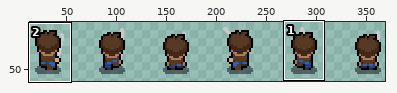
A sprite sheet gets an edit: src/img/actors/hero/walkUp-sword.png. The first picture is a wide view before the edit; the outline marks the close-up.
Close-up. First the earlier version:
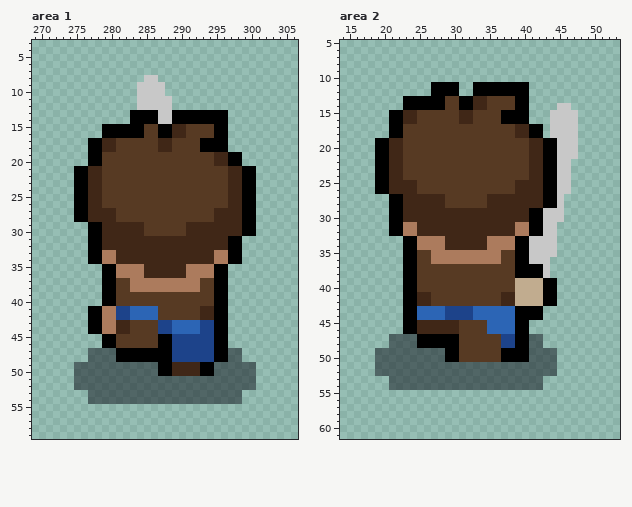
The file is 384x64 pixels. Shown: area 1: x 269..306, y 3..59; area 2: x 14..53, y 5..61. The wide view leaves out empty margins. The commit also changed other parts of the picture, which this record leaves out.
And afterwards:
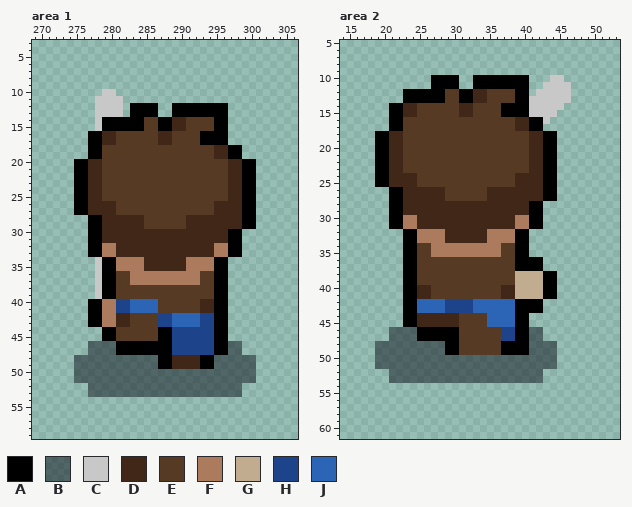
Palette (. is transparent): A #000000  B #0c0e1980  C #c8c8c8  D #402717  E #573a23  F #ac7b5d  G #c1ac8f  H #1d438a  J #2c65b5
From old to new:
--- area 1
@@ x 269..306 @@
  7 ......................................
- 8 ................CC....................
- 9 ...............CCCC...................
-10 ...............CCCC...................
-11 ...............CCCCC..................
-12 ...............CCCCC..................
-13 ..............AAAACCAAAAAAAA..........
-14 ..............AAAACCAAAAAAAA..........
-15 ..........AAAAAAEEAADDEEEEAA..........
-16 ..........AAAAAAEEAADDEEEEAA..........
+ 8 ......................................
+ 9 ......................................
+10 ..........CC..........................
+11 .........CCCC.........................
+12 .........CCCC.AAAA..AAAAAAAA..........
+13 .........CCCC.AAAA..AAAAAAAA..........
+14 .........CAAAAAAEEAADDEEEEAA..........
+15 .........CAAAAAAEEAADDEEEEAA..........
+16 ........AADDEEEEEEDDEEEEAAAA..........
 17 ........AADDEEEEEEDDEEEEAAAA..........
-18 ........AADDEEEEEEDDEEEEAAAA..........
+18 ........AAEEEEEEEEEEEEEEEEDDAA........
 19 ........AAEEEEEEEEEEEEEEEEDDAA........
-20 ........AAEEEEEEEEEEEEEEEEDDAA........
+20 ......AADDEEEEEEEEEEEEEEEEEEDDAA......
 21 ......AADDEEEEEEEEEEEEEEEEEEDDAA......
@@ x 269..306 @@
 25 ......AADDEEEEEEEEEEEEEEEEEEDDAA......
-26 ......AADDEEEEEEEEEEEEEEEEEEDDAA......
+26 ......AADDDDEEEEEEEEEEEEEEDDDDAA......
 27 ......AADDDDEEEEEEEEEEEEEEDDDDAA......
-28 ......AADDDDEEEEEEEEEEEEEEDDDDAA......
+28 ........AADDDDDDEEEEEEDDDDDDDDAA......
 29 ........AADDDDDDEEEEEEDDDDDDDDAA......
-30 ........AADDDDDDEEEEEEDDDDDDDDAA......
+30 ........AADDDDDDDDDDDDDDDDDDAA........
 31 ........AADDDDDDDDDDDDDDDDDDAA........
-32 ........AADDDDDDDDDDDDDDDDDDAA........
+32 ........AAFFDDDDDDDDDDDDDDFFAA........
 33 ........AAFFDDDDDDDDDDDDDDFFAA........
-34 ........AAFFDDDDDDDDDDDDDDFFAA........
-35 ..........AAFFFFDDDDDDFFFFAA..........
-36 ..........AAFFFFDDDDDDFFFFAA..........
-37 ..........AAEEFFFFFFFFFFEEAA..........
-38 ..........AAEEFFFFFFFFFFEEAA..........
-39 ..........AAEEEEEEEEEEEEEEAA..........
-40 ..........AAEEEEEEEEEEEEEEAA..........
+34 .........CAAFFFFDDDDDDFFFFAA..........
+35 .........CAAFFFFDDDDDDFFFFAA..........
+36 .........CAAEEFFFFFFFFFFEEAA..........
+37 .........CAAEEFFFFFFFFFFEEAA..........
+38 .........CAAEEEEEEEEEEEEEEAA..........
+39 .........CAAEEEEEEEEEEEEEEAA..........
+40 ........AAFFHHJJJJEEEEEEDDAA..........
 41 ........AAFFHHJJJJEEEEEEDDAA..........
-42 ........AAFFHHJJJJEEEEEEDDAA..........
+42 ........AAFFDDEEEEHHJJJJHHAA..........
 43 ........AAFFDDEEEEHHJJJJHHAA..........
-44 ........AAFFDDEEEEHHJJJJHHAA..........
+44 ..........AAEEEEEEAAHHHHHHAA..........
 45 ..........AAEEEEEEAAHHHHHHAA..........
-46 ..........AAEEEEEEAAHHHHHHAA..........
+46 ........BBBBAAAAAAAAHHHHHHAABB........
 47 ........BBBBAAAAAAAAHHHHHHAABB........
-48 ........BBBBAAAAAAAAHHHHHHAABB........
+48 ......BBBBBBBBBBBBAADDDDAABBBBBB......
 49 ......BBBBBBBBBBBBAADDDDAABBBBBB......
-50 ......BBBBBBBBBBBBAADDDDAABBBBBB......
+50 ......BBBBBBBBBBBBBBBBBBBBBBBBBB......
 51 ......BBBBBBBBBBBBBBBBBBBBBBBBBB......
-52 ......BBBBBBBBBBBBBBBBBBBBBBBBBB......
+52 ........BBBBBBBBBBBBBBBBBBBBBB........
 53 ........BBBBBBBBBBBBBBBBBBBBBB........
-54 ........BBBBBBBBBBBBBBBBBBBBBB........
+54 ......................................
 55 ......................................
--- area 2
@@ x 14..53 @@
  9 ........................................
-10 ........................................
-11 .............AAAA..AAAAAAAA.............
-12 .............AAAA..AAAAAAAA.............
-13 .........AAAAAAEEAADDEEEEAA.............
-14 .........AAAAAAEEAADDEEEEAA....CC.......
-15 .......AADDEEEEEEDDEEEEAAAA...CCCC......
-16 .......AADDEEEEEEDDEEEEAAAA...CCCC......
-17 .......AAEEEEEEEEEEEEEEEEDDAA.CCCC......
-18 .......AAEEEEEEEEEEEEEEEEDDAA.CCCC......
-19 .....AADDEEEEEEEEEEEEEEEEEEDDAACCC......
-20 .....AADDEEEEEEEEEEEEEEEEEEDDAACCC......
-21 .....AADDEEEEEEEEEEEEEEEEEEDDAACCC......
-22 .....AADDEEEEEEEEEEEEEEEEEEDDAACC.......
-23 .....AADDEEEEEEEEEEEEEEEEEEDDAACC.......
-24 .....AADDEEEEEEEEEEEEEEEEEEDDAACC.......
-25 .....AADDDDEEEEEEEEEEEEEEDDDDAACC.......
-26 .....AADDDDEEEEEEEEEEEEEEDDDDAACC.......
-27 .......AADDDDDDEEEEEEDDDDDDDDAAC........
-28 .......AADDDDDDEEEEEEDDDDDDDDAAC........
-29 .......AADDDDDDDDDDDDDDDDDDAACCC........
-30 .......AADDDDDDDDDDDDDDDDDDAACCC........
-31 .......AAFFDDDDDDDDDDDDDDFFAACC.........
-32 .......AAFFDDDDDDDDDDDDDDFFAACC.........
-33 .........AAFFFFDDDDDDFFFFAACCCC.........
-34 .........AAFFFFDDDDDDFFFFAACCCC.........
-35 .........AAEEFFFFFFFFFFEEAACCCC.........
-36 .........AAEEFFFFFFFFFFEEAACCC..........
-37 .........AAEEEEEEEEEEEEEEAAAAC..........
-38 .........AAEEEEEEEEEEEEEEAAAAC..........
+10 .............AAAA..AAAAAAAA...CC........
+11 .............AAAA..AAAAAAAA..CCCC.......
+12 .........AAAAAAEEAADDEEEEAA.CCCCC.......
+13 .........AAAAAAEEAADDEEEEAACCCCCC.......
+14 .......AADDEEEEEEDDEEEEAAAACCCCC........
+15 .......AADDEEEEEEDDEEEEAAAACCCC.........
+16 .......AAEEEEEEEEEEEEEEEEDDAAC..........
+17 .......AAEEEEEEEEEEEEEEEEDDAA...........
+18 .....AADDEEEEEEEEEEEEEEEEEEDDAA.........
+19 .....AADDEEEEEEEEEEEEEEEEEEDDAA.........
+20 .....AADDEEEEEEEEEEEEEEEEEEDDAA.........
+21 .....AADDEEEEEEEEEEEEEEEEEEDDAA.........
+22 .....AADDEEEEEEEEEEEEEEEEEEDDAA.........
+23 .....AADDEEEEEEEEEEEEEEEEEEDDAA.........
+24 .....AADDDDEEEEEEEEEEEEEEDDDDAA.........
+25 .....AADDDDEEEEEEEEEEEEEEDDDDAA.........
+26 .......AADDDDDDEEEEEEDDDDDDDDAA.........
+27 .......AADDDDDDEEEEEEDDDDDDDDAA.........
+28 .......AADDDDDDDDDDDDDDDDDDAA...........
+29 .......AADDDDDDDDDDDDDDDDDDAA...........
+30 .......AAFFDDDDDDDDDDDDDDFFAA...........
+31 .......AAFFDDDDDDDDDDDDDDFFAA...........
+32 .........AAFFFFDDDDDDFFFFAA.............
+33 .........AAFFFFDDDDDDFFFFAA.............
+34 .........AAEEFFFFFFFFFFEEAA.............
+35 .........AAEEFFFFFFFFFFEEAA.............
+36 .........AAEEEEEEEEEEEEEEAAAA...........
+37 .........AAEEEEEEEEEEEEEEAAAA...........
+38 .........AAEEEEEEEEEEEEEEGGGGAA.........
 39 .........AAEEEEEEEEEEEEEEGGGGAA.........
-40 .........AAEEEEEEEEEEEEEEGGGGAA.........
+40 .........AADDEEEEEEEEEEDDGGGGAA.........
 41 .........AADDEEEEEEEEEEDDGGGGAA.........
-42 .........AADDEEEEEEEEEEDDGGGGAA.........
+42 .........AAJJJJHHHHJJJJJJAAAA...........
 43 .........AAJJJJHHHHJJJJJJAAAA...........
-44 .........AAJJJJHHHHJJJJJJAAAA...........
+44 .........AADDDDDDEEEEJJJJAA.............
 45 .........AADDDDDDEEEEJJJJAA.............
-46 .........AADDDDDDEEEEJJJJAA.............
+46 .......BBBBAAAAAAEEEEEEHHAABB...........
 47 .......BBBBAAAAAAEEEEEEHHAABB...........
-48 .......BBBBAAAAAAEEEEEEHHAABB...........
+48 .....BBBBBBBBBBAAEEEEEEAAAABBBB.........
 49 .....BBBBBBBBBBAAEEEEEEAAAABBBB.........
-50 .....BBBBBBBBBBAAEEEEEEAAAABBBB.........
+50 .....BBBBBBBBBBBBBBBBBBBBBBBBBB.........
 51 .....BBBBBBBBBBBBBBBBBBBBBBBBBB.........
-52 .....BBBBBBBBBBBBBBBBBBBBBBBBBB.........
+52 .......BBBBBBBBBBBBBBBBBBBBBB...........
 53 .......BBBBBBBBBBBBBBBBBBBBBB...........
-54 .......BBBBBBBBBBBBBBBBBBBBBB...........
+54 ........................................
 55 ........................................
Changed places in both close-ups, as pixel boxes (x1, y1, x2, y2):
changed: (74, 75, 256, 166)
changed: (74, 201, 256, 404)
changed: (375, 75, 578, 390)
